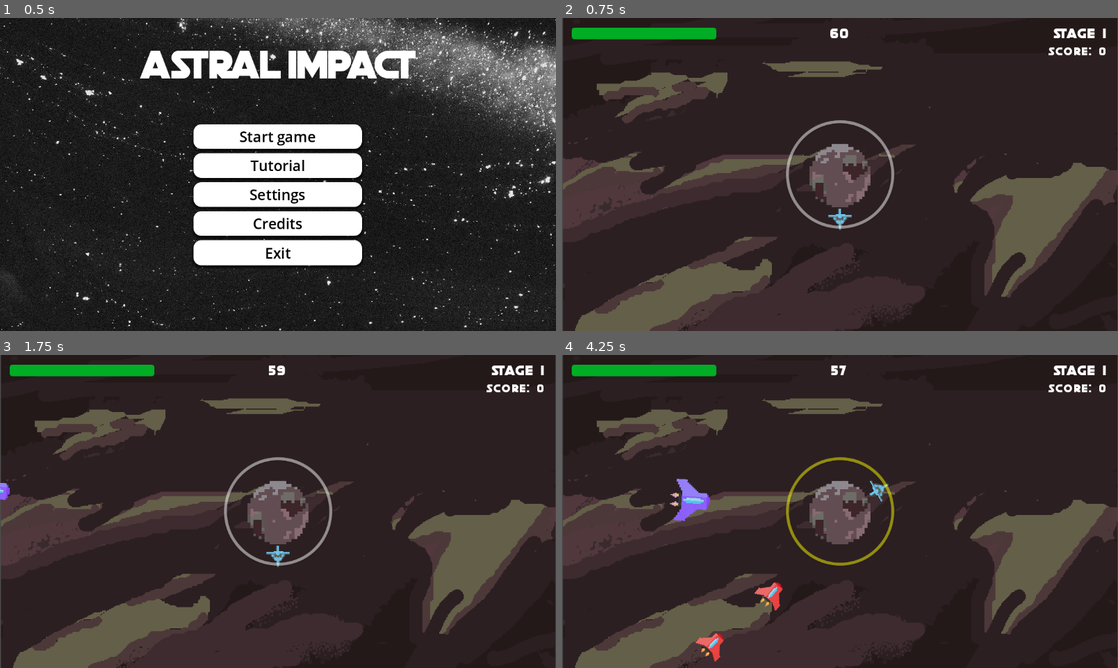
Above: before the commit, frames 1-4 (two rows, left to right).
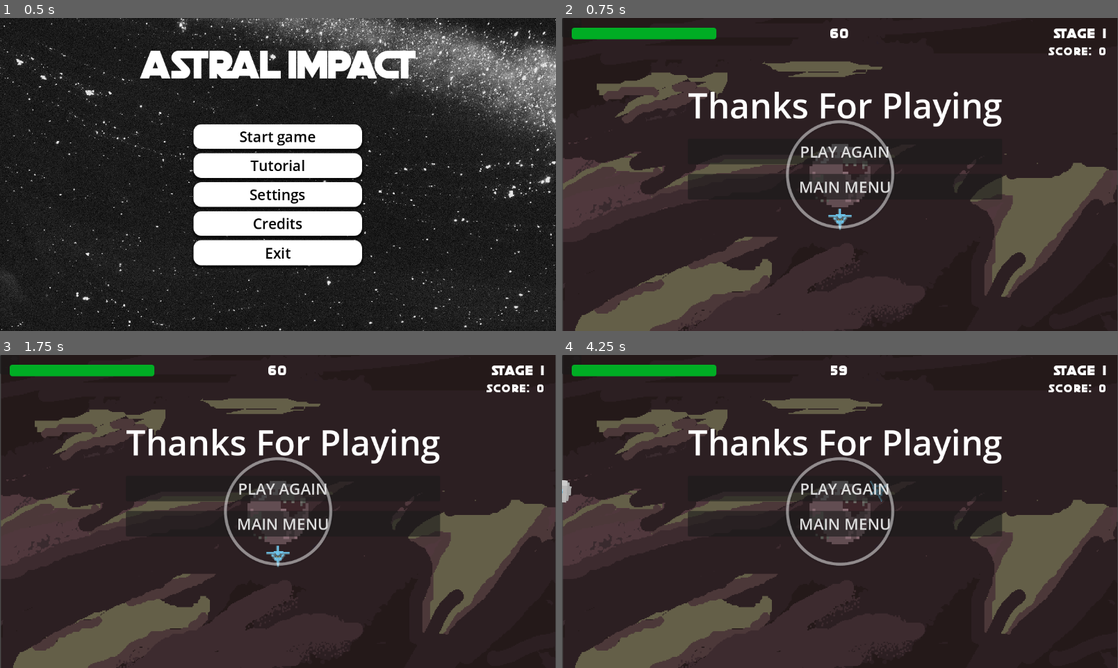
Above: after the commit, the same moments.

Repository: Affirmadrip/orbital-shield-defense
Game: Godot game, scene res://scenes/main_menu.tscn
Two runs of this game, one before a commit and one after it. Both use one fixed random seed, a clock stepped at 60 frames per second and the inputs below.
Inputs (mouse positions are in pixels of both pictures, inside the frame that each line leads up to):
- Up to frame 1 (0.5 s): no input
- Up to frame 2 (0.75 s): click "Start game" at 0.5 s
- Up to frame 3 (1.75 s): click (283, 489) at 1.25 s, where only the run after the commit has a clickable "PLAY AGAIN"
- Up to frame 4 (4.25 s): click (845, 489) at 2 s, where only the run after the commit has a clickable "PLAY AGAIN"; click (845, 489) at 2.75 s, where only the run after the commit has a clickable "PLAY AGAIN"; hold D (Fly_right) from 3.53 s (still down); hold Shift (Fly_Faster) from 3.53 s (still down)

Frame 1 is identical in both runs. In frame 2, 4.5% of the frame differs, in the area x 0-80%, y 0-58%; in frame 3, 4.6%; in frame 4, 6.3%, in the area x 0-80%, y 0-98%.

Commit message:
Modify logic so that reaching the goal score allows the game to continue

Diff:
--- a/scenes/stage.tscn
+++ b/scenes/stage.tscn
@@ -187,7 +187,7 @@
 layout_mode = 2
 size_flags_horizontal = 4
 theme_override_font_sizes/font_size = 72
-text = "SCORE"
+text = "Stage Clear!"
 horizontal_alignment = 1
 
 [node name="NextStageButton" type="Button" parent="Clear stage 1/VBoxContainer"]
@@ -201,7 +201,6 @@
 text = "MAIN MENU"
 
 [node name="Clear stage 2" type="Panel" parent="."]
-visible = false
 offset_right = 40.0
 offset_bottom = 40.0
 
--- a/scripts/stage.gd
+++ b/scripts/stage.gd
@@ -29,7 +29,7 @@
 var current_spawn_interval: float = 1.0
 var time_until_next_spawn: float = 0.0
 
-# Stage Configuration: Define enemies and time for each stage here
+# Stage Configuration
 var stage_config = {
 	1: {
 		"duration": 60.0,
@@ -97,8 +97,7 @@
 	_create_enemy_list(config["aliens"])
 
 	# Calculate how fast to spawn enemies
-	# We try to finish spawning slightly before the time ends
-	var spawn_duration = stage_duration * 0.90
+	var spawn_duration = stage_duration * 1.20
 	if spawn_queue.size() > 0:
 		current_spawn_interval = spawn_duration / spawn_queue.size()
 	else:
@@ -131,13 +130,12 @@
 	stage_timer -= delta
 	_update_timer_ui()
 
-	# If time runs out, check if we lost
+	# If time runs out, check result (Win or Loss based on score)
 	if stage_timer <= 0:
 		_check_loss_condition()
 		return
 
 	_handle_spawning(delta)
-	_check_win_condition()
 
 func _handle_spawning(delta: float) -> void:
 	if spawn_queue.is_empty():
@@ -179,26 +177,22 @@
 func _on_alien_destroyed(val: int) -> void:
 	score += val
 	_update_stage_ui()
-	_check_win_condition()
-
-func _check_win_condition() -> void:
-	# Win if score >= target
+
+func _check_loss_condition() -> void:
+	# Called when timer runs out (stage_timer <= 0)
+
+	# Check if we met the score target
 	if score >= target_score_for_stage:
+		# Success
 		_on_stage_clear()
-
-func _check_loss_condition() -> void:
-	# Lose if time is up but enemies are still alive
-	if aliens_container.get_child_count() > 0 or not spawn_queue.is_empty():
+	else:
+		# Failed to reach target score
 		_game_over()
-	else:
-		# Rare case: Time up exactly when last enemy dies
-		_on_stage_clear()
 
 func _on_stage_clear() -> void:
 	is_stage_clear = true
 	get_tree().paused = true
 
-	# Show the correct "Clear Stage" panel
 	var panel_name = "Clear stage " + str(current_stage)
 	if has_node(panel_name):
 		get_node(panel_name).visible = true
@@ -238,7 +232,7 @@
 		damage_barrier(area.damage_to_barrier)
 		area.queue_free()
 
-# Button Listeners (to be connected from UI)
+# Button Listeners
 func _on_next_stage_button_pressed() -> void:
 	get_tree().paused = false
 	# Hide old panels
